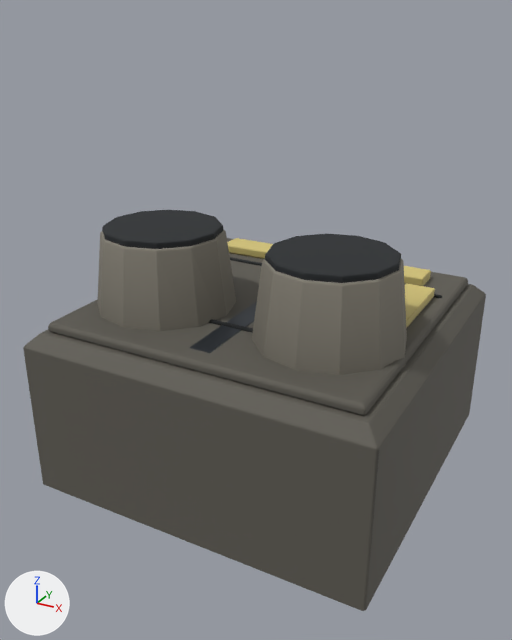
A saved change to the glTF model assets/models/power_plant.glb.
Before and after are seen from a 50 mm lens placed at (4.36, -8.48, 6.36), pointed at (-0.1, -0.38, 2.31). Arrows for +X, +Y and +Z are at lower left; the lights stay in place. The older version comes first. Vertices at exactly the same position are counted once.

Names of what the first picture shows: 'Body'.
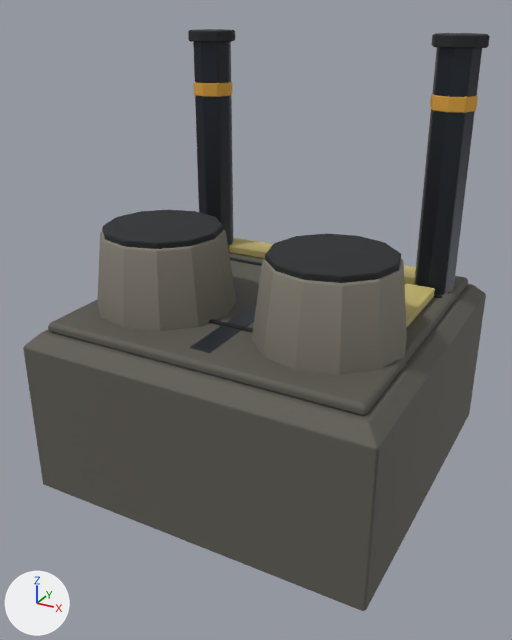
What differs and where, as boxes (x1, y1, x2, y2) in the pictures (512 x 640 px):
'Body', reshaped (45% taller)
    before: (23, 210, 486, 611)
    after: (23, 29, 490, 611)
part 1 of me_body, added
    after: (188, 29, 235, 42)
part 2 of me_body, added
    after: (432, 33, 490, 48)
part 3 of me_body, added
    after: (193, 42, 233, 249)
part 4 of me_body, added
    after: (415, 48, 482, 295)
part 5 of me_body, added
    after: (194, 81, 233, 97)
part 6 of me_body, added
    after: (430, 94, 478, 113)
part 7 of me_body, edited (looks the same)
    both: (39, 210, 484, 424)

Patch to the scene script:
```diff
--- a/assets/models/power_plant.glb.py
+++ b/assets/models/power_plant.glb.py
@@ mat_amber @@
+mat_amber = bpy.data.materials.new('Amber')
+# nodes: BsdfPrincipled, Mix, OutputMaterial, VertexColor
+# colours: orange #e0a63c, mixed with the vertex colours
@@ me_body @@
 # used by ob_body; location = (0.0, 0.0, 0.0)
-me_body.from_pydata(...)  # 542 vertices, 1024 faces; spans x -2.5..2.5, y -2.5..2.57, z 0.0..3.68
+me_body.from_pydata(...)  # 842 vertices, 1600 faces; spans x -2.5..2.5, y -2.5..2.57, z 0.0..6.06
+# me_body part 1: a new loose piece of 50 vertices spanning x -2.26..-1.54, y 1.14..1.86, z 5.9..6.06, in mat_dark
+# me_body part 2: a new loose piece of 50 vertices spanning x 1.54..2.26, y 1.14..1.86, z 5.9..6.06, in mat_dark
+# me_body part 3: a new loose piece of 50 vertices spanning x -2.19..-1.61, y 1.21..1.79, z 2.4..6.0, in mat_metal
+# me_body part 4: a new loose piece of 50 vertices spanning x 1.61..2.19, y 1.21..1.79, z 2.4..6.0, in mat_metal
+# me_body part 5: a new loose piece of 50 vertices spanning x -2.21..-1.59, y 1.19..1.81, z 5.1..5.32, in mat_amber
+# me_body part 6: a new loose piece of 50 vertices spanning x 1.59..2.21, y 1.19..1.81, z 5.1..5.32, in mat_amber
+# me_body part 7: 315 kept faces spanning x -2.5..2.48, y -2.5..2.57, z 0.0..3.68 get new vertex colours
 me_body.materials.append(mat_hull)
@@ me_body @@
 me_body.materials.append(mat_faction)
+me_body.materials.append(mat_amber)
```
